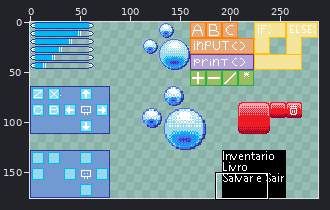
Pixel-art file -- Entregas/ase/Gui/GameUserInterface-0001.ase. Above: a wide view before the commit, with the close-up outlined.
Close-up. Before the commit:
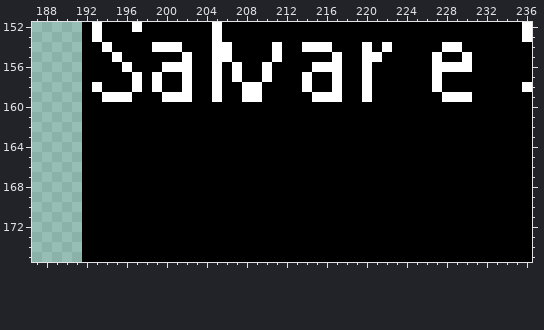
288x176 pixels, 1 frame. Shown: x 187..236, y 152..175.
And afterwards:
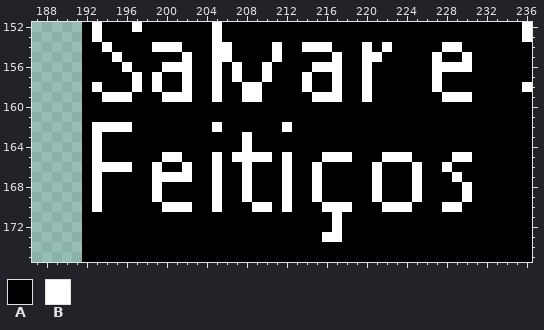
Palette (. is transparent): A #000000  B #ffffff
Edits made:
y 162: x 193..196 AAAA -> BBBB; x 205 A -> B; x 212 A -> B
y 163..164: x 193 A -> B; x 208 A -> B
y 165: x 193 A -> B; x 200..201 AA -> BB; x 205 A -> B; x 207..210 AAAA -> BBBB; x 212 A -> B; x 216..218 AAA -> BBB; x 222..224 AAA -> BBB; x 229..230 AA -> BB
y 166: x 193..196 AAAA -> BBBB; x 199 A -> B; x 202 A -> B; x 205 A -> B; x 208 A -> B; x 212 A -> B; x 215 A -> B; x 221 A -> B; x 225 A -> B; x 228 A -> B
y 167: x 193 A -> B; x 199..202 AAAA -> BBBB; x 205 A -> B; x 208 A -> B; x 212 A -> B; x 215 A -> B; x 221 A -> B; x 225 A -> B; x 229 A -> B
y 168..169: x 193 A -> B; x 199 A -> B; x 205 A -> B; x 208 A -> B; x 212 A -> B; x 215 A -> B; x 221 A -> B; x 225 A -> B; x 230 A -> B
y 170: x 193 A -> B; x 200..202 AAA -> BBB; x 205 A -> B; x 209..210 AA -> BB; x 212 A -> B; x 216..218 AAA -> BBB; x 222..224 AAA -> BBB; x 228..229 AA -> BB
y 171..172: x 217 A -> B
y 173: x 216..217 AA -> BB
Changed places in both close-ups, as pixel boxes (x1, y1, x2, y2):
changed: (92, 122, 472, 242)
